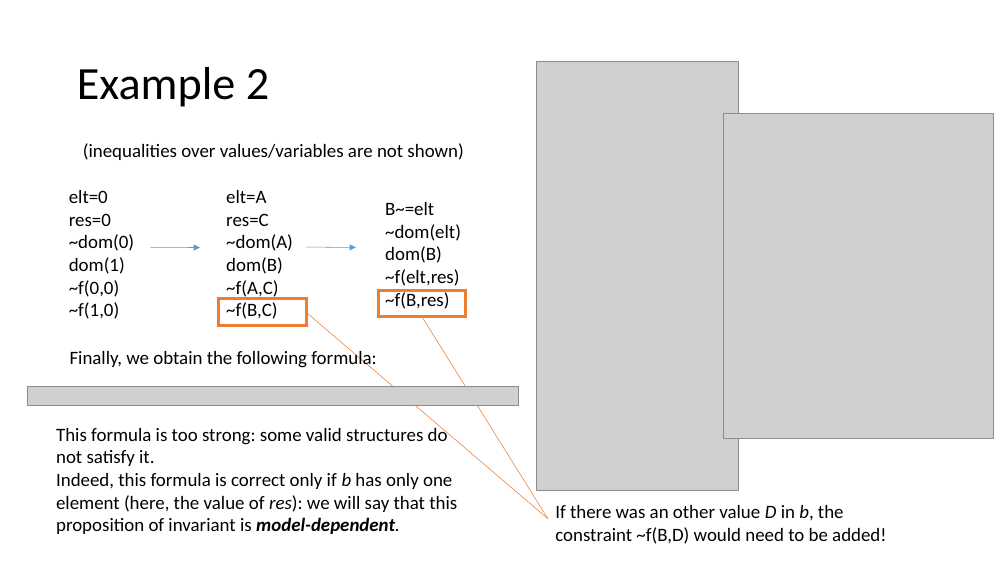
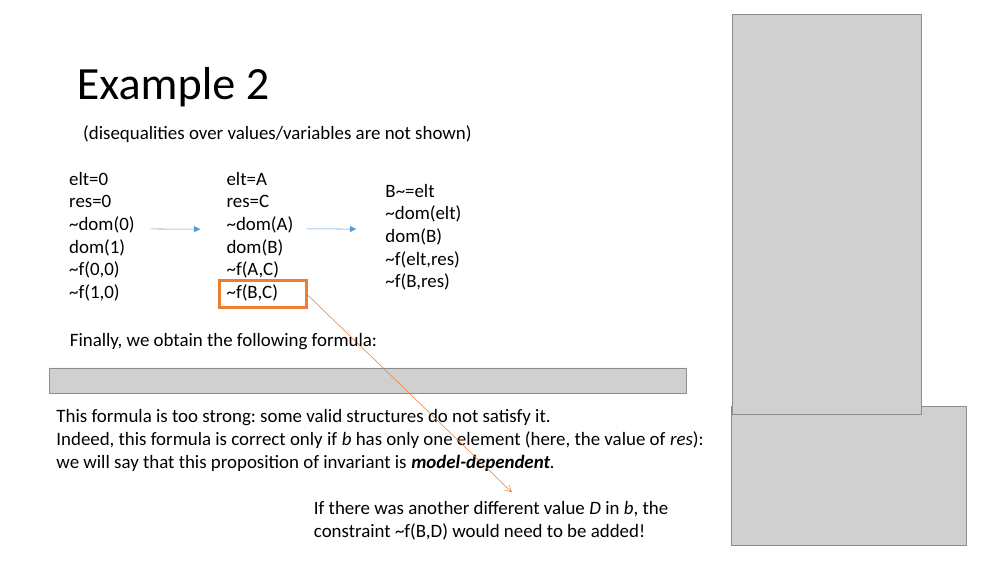
Before and after one commit to tjhance/ivy-research, a slide deck: slide 15 of invariant_synthesis/Invariant Synthesis.pptx. Drawn at 1008x567 pixels with LibreOffice and Linux fonts; fonts in the diff are those of the drawing; grey boxes stand for pictures. Boxes give left, top, right and bottom in pixels: in the first picture for what was removed or moved away, otherwise in the second. Text is boxed around its words. In the diff, an @@ line names an element or a change of style, - is before the commit and + after.

```diff
--- a/invariant_synthesis/Invariant Synthesis.pptx
+++ b/invariant_synthesis/Invariant Synthesis.pptx
@@ picture: place and size @@
-picture at (537, 62, 740, 491)
+picture at (733, 14, 922, 414)
@@ picture removed at (723, 113, 994, 438) @@
@@ text at (83, 125, 471, 142): text changed @@
-(inequalities over values/variables are not shown)
+(disequalities over values/variables are not shown)
@@ 4 texts, 2 arrows, 1 rectangle: place and size @@
-4 texts, 2 arrows, 1 rectangle at (69, 190, 461, 370)
+4 texts, 2 arrows, 1 rectangle at (69, 172, 461, 352)
@@ line moved from (306, 312) - (548, 519) to (306, 294) - (512, 492) @@
@@ line (306, 294) - (512, 492): line to arrow @@
@@ rectangle removed at (378, 290, 466, 317) @@
@@ line removed from (422, 317) to (548, 519) @@
@@ picture: place and size @@
-picture at (27, 386, 520, 406)
+picture at (49, 368, 687, 393)
@@ text "This formula is too strong: ..." rewrapped from (56, 425, 457, 534) to (56, 409, 704, 473) @@
@@ picture added at (731, 407, 966, 546) @@
@@ text at (314, 501, 669, 540): text changed @@
-If there was an other value D in b, the constraint ~f(B,D) would need to be added!
+If there was another different value D in b, the constraint ~f(B,D) would need to be added!
```
Also in this commit, not shown: 10 other slides changed, 13 slides added, 1 slide removed, 1 other file.
